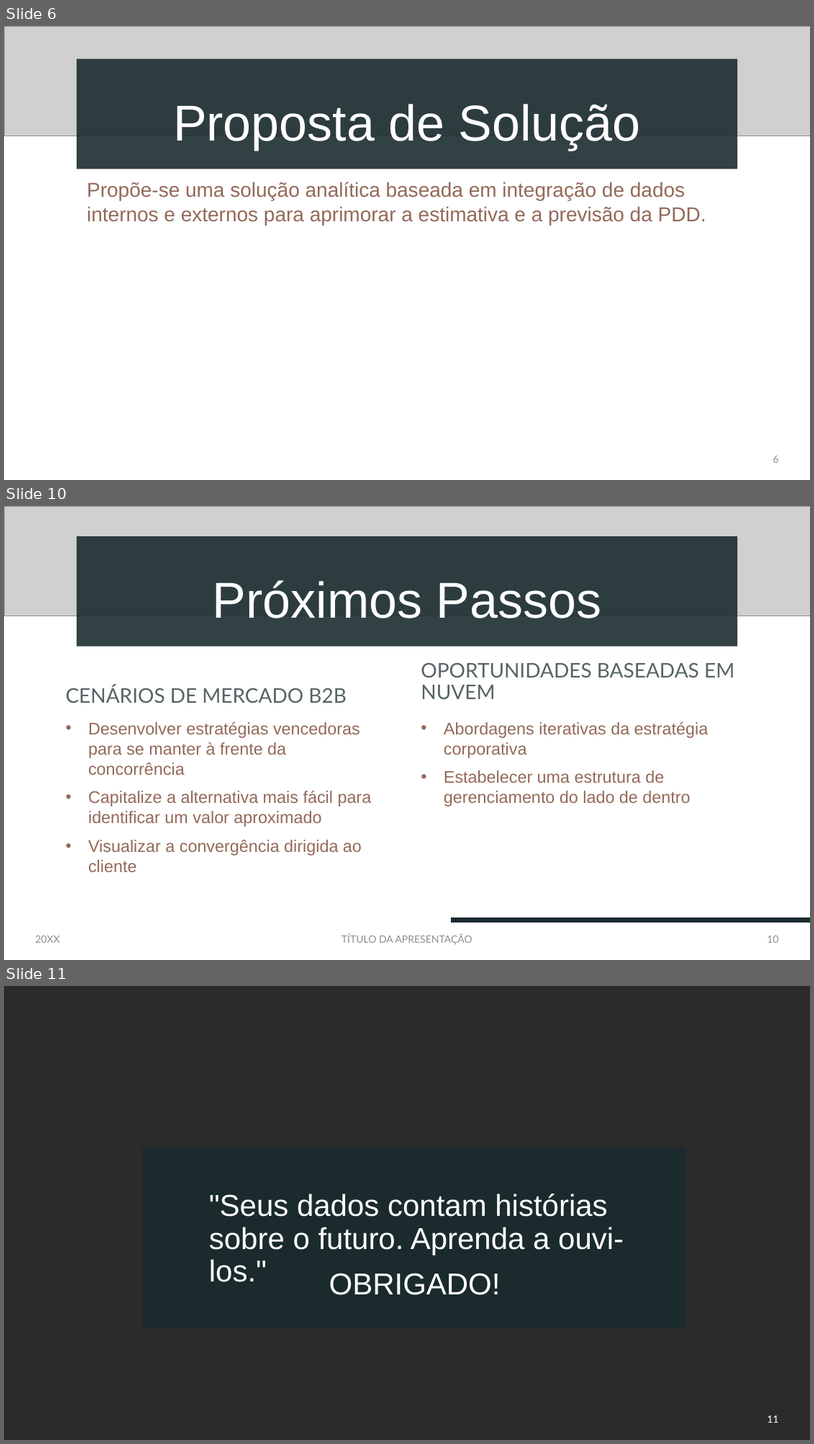
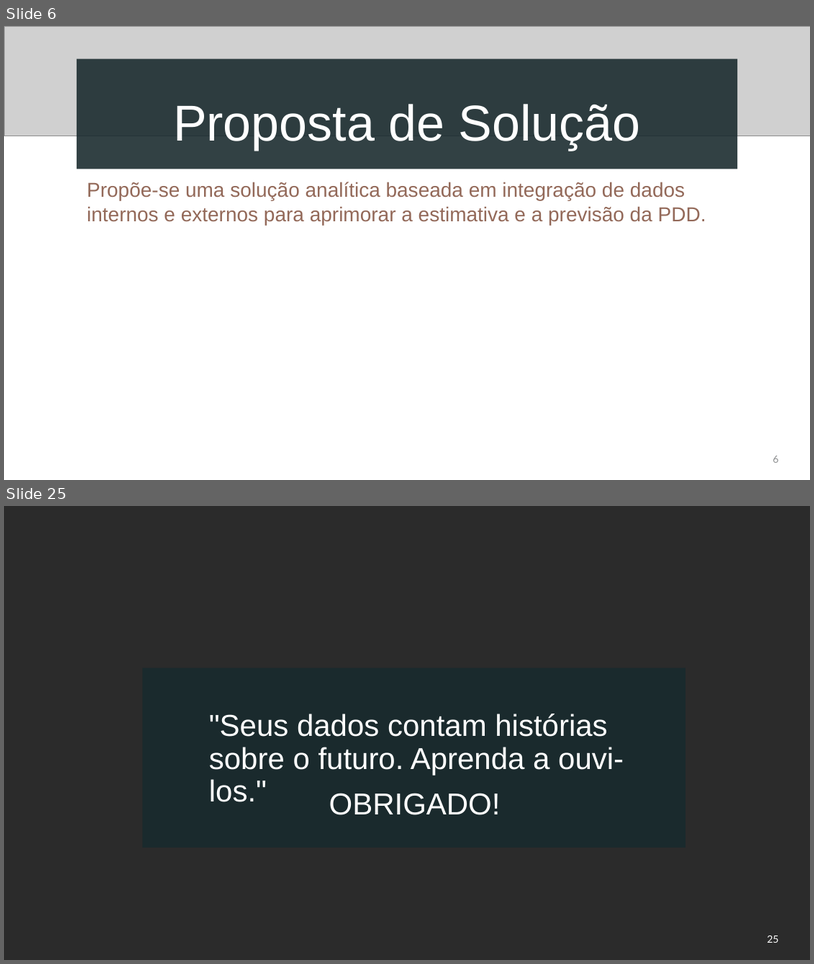
Before and after one commit to devbiadlima/pdd-analytics-etl, a slide deck: apresentacao/Apresentação.pptx. Shown one above the other, each under a label of ours: slides 6, 10 and 11 before the commit, slides 6 and 25 after it; the slides between them are not shown. The pictures are 814x1444 and 814x964 pixels, drawn with LibreOffice and Linux fonts; fonts in the diff are those of the drawing; grey boxes stand for pictures; background and template pictures are left out; a plain dark background stands for a picture behind light text. Boxes give left, top, right and bottom in pixels: in the first picture for what was removed or moved away, otherwise in the second. Text is boxed around its words. In the diff, an @@ line names an element or a change of style, - is before the commit and + after.

```diff
--- a/apresentacao/Apresentação.pptx
+++ b/apresentacao/Apresentação.pptx
@@ slide 10 removed at (x1=4, y1=506, x2=810, y2=960), background #FFFFFF @@
@@ picture removed at (x1=4, y1=506, x2=810, y2=616) @@
@@ title removed at (x1=77, y1=536, x2=738, y2=646) @@
-Próximos Passos
@@ text removed at (x1=421, y1=662, x2=735, y2=699) @@
-OPORTUNIDADES BASEADAS EM NUVEM
@@ text removed at (x1=66, y1=685, x2=346, y2=703) @@
-CENÁRIOS DE MERCADO B2B
@@ text removed at (x1=88, y1=722, x2=372, y2=872) @@
-• Desenvolver estratégias vencedoras para se manter à frente da concorrência
-• Capitalize a alternativa mais fácil para identificar um valor aproximado
-• Visualizar a convergência dirigida ao cliente
@@ text removed at (x1=444, y1=722, x2=709, y2=806) @@
-• Abordagens iterativas da estratégia corporativa
-• Estabelecer uma estrutura de gerenciamento do lado de dentro
@@ text removed at (x1=35, y1=935, x2=59, y2=942) @@
-20XX
@@ text removed at (x1=342, y1=933, x2=473, y2=944) @@
-TÍTULO DA APRESENTAÇÃO
@@ line removed from (452, 920) to (810, 920) @@
@@ page number removed at (x1=767, y1=935, x2=779, y2=942) @@
-10
@@ what was slide 11 is now slide 25 @@
@@ page number at (x1=767, y1=935, x2=779, y2=942): text changed @@
-11
+25
```
Also in this commit, not shown: 2 slides changed, 17 slides added, 3 other slides removed, 1 other file.
